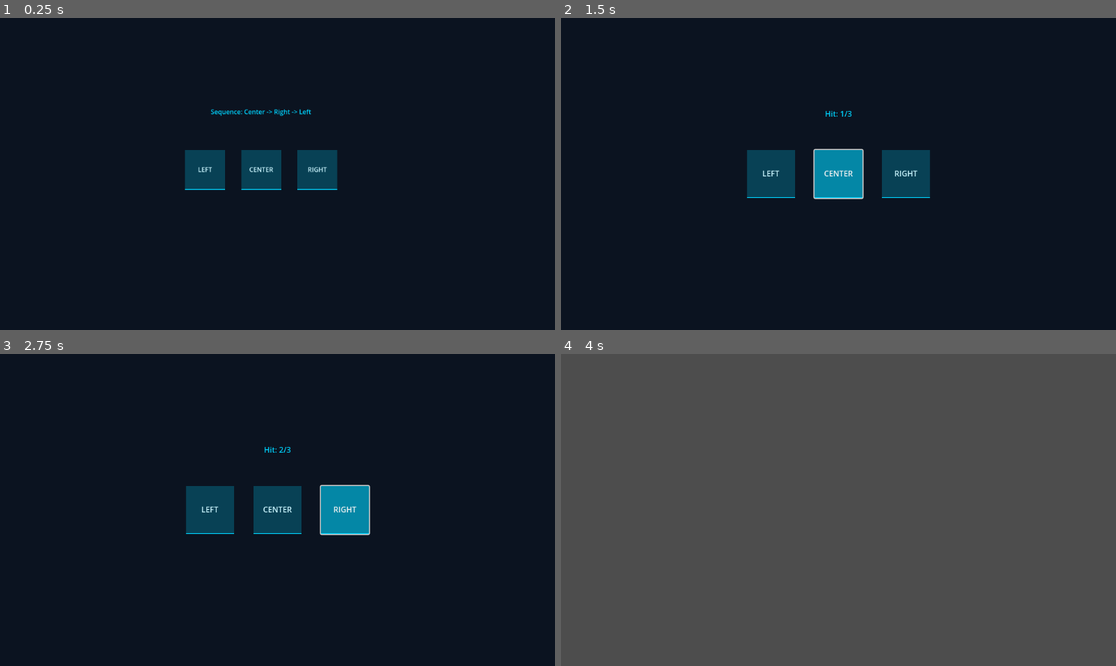
Above: before the commit, frames 1-4 (two rows, left to right).
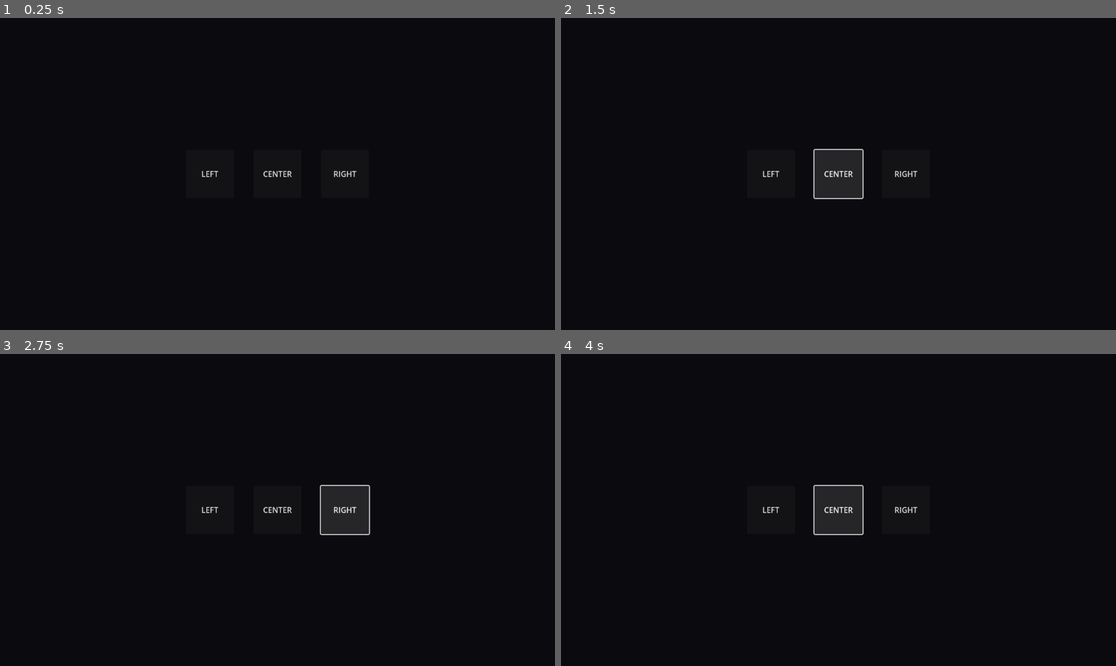
Above: after the commit, the same moments.

Repository: ITTYBITTYBITES/2-second-witness-mobile
Game: Godot game, scene res://scenes/scenarios/MemoryCascade.tscn
The game is run twice, just before and just after one commit, with the same random seed, the same clock (stepped at 60 frames per second) and the same inputs. This scene is started directly instead of the project's main scene.
Inputs (mouse positions are in pixels of both pictures, inside the frame that each line leads up to):
- Up to frame 1 (0.25 s): no input
- Up to frame 2 (1.5 s): click "LEFT" at 0.5 s; click "CENTER" at 1.25 s
- Up to frame 3 (2.75 s): click "RIGHT" at 2 s
- Up to frame 4 (4 s): click "LEFT" at 2.75 s; click (838, 510) at 3.5 s, where only the run after the commit has a clickable "CENTER"

The runs differ from the first frame. In frame 1, 3.1% of the frame differs, in the area x 33-65%, y 29-56%; in frame 2, 4.1%; in frame 3, 4.1%; in frame 4, 100%, in the area x 0-100%, y 0-100%.
Error after the commit: Parse Error: Could not resolve class "ThemeResolver", because of a parser error. (res://scripts/scenarios/MemoryCascade.gd:18)

Commit message:
fix: clamp UI contrast/opacity to prevent perceptual overload at high difficulty tiers

Diff:
--- a/scripts/ui/StyleInjector.gd
+++ b/scripts/ui/StyleInjector.gd
@@ -28,18 +28,21 @@
 static func _style_button(btn: Button, palette: Dictionary, contrast: float):
 	var primary = palette.get("primary", Color(1, 1, 1))
 
+	# Clamp alpha opacity to prevent massive opaque rectangles at high difficulty
+	var base_alpha = clamp(0.15 * contrast, 0.15, 0.45)
+
 	var style_box = StyleBoxFlat.new()
 	style_box.bg_color = primary
-	style_box.bg_color.a = 0.2 * contrast # Base opacity modulated by contrast
+	style_box.bg_color.a = base_alpha
 	style_box.border_width_bottom = 2
 	style_box.border_color = primary
 
 	var style_hover = style_box.duplicate()
-	style_hover.bg_color.a = 0.5 * contrast
+	style_hover.bg_color.a = clamp(0.3 * contrast, 0.3, 0.6)
 
 	var style_pressed = style_box.duplicate()
-	style_pressed.bg_color.a = 0.8 * contrast
-	style_pressed.bg_color = primary.lightened(0.5) # Warning/Accent simulation
+	style_pressed.bg_color.a = clamp(0.5 * contrast, 0.5, 0.8)
+	style_pressed.bg_color = primary.lightened(0.5)
 
 	btn.add_theme_stylebox_override("normal", style_box)
 	btn.add_theme_stylebox_override("hover", style_hover)
--- a/scripts/ui/ThemeResolver.gd
+++ b/scripts/ui/ThemeResolver.gd
@@ -53,7 +53,10 @@
 	var base_palette = universe_palettes.get(universe, universe_palettes["science_lab"])
 	var task_profile = task_profiles.get(type, task_profiles["rapid_classification"])
 
-	var active_contrast = task_profile.get("contrast_boost", 1.0) * (1.0 + (float(difficulty) * 0.1))
+		var active_contrast = task_profile.get("contrast_boost", 1.0) * (1.0 + (float(difficulty) * 0.1))
+
+		# Clamp contrast to ensure it remains legible but never dominates the tunnel backdrop
+		active_contrast = clamp(active_contrast, 0.5, 2.5)
 
 	return {
 		"palette": base_palette,
